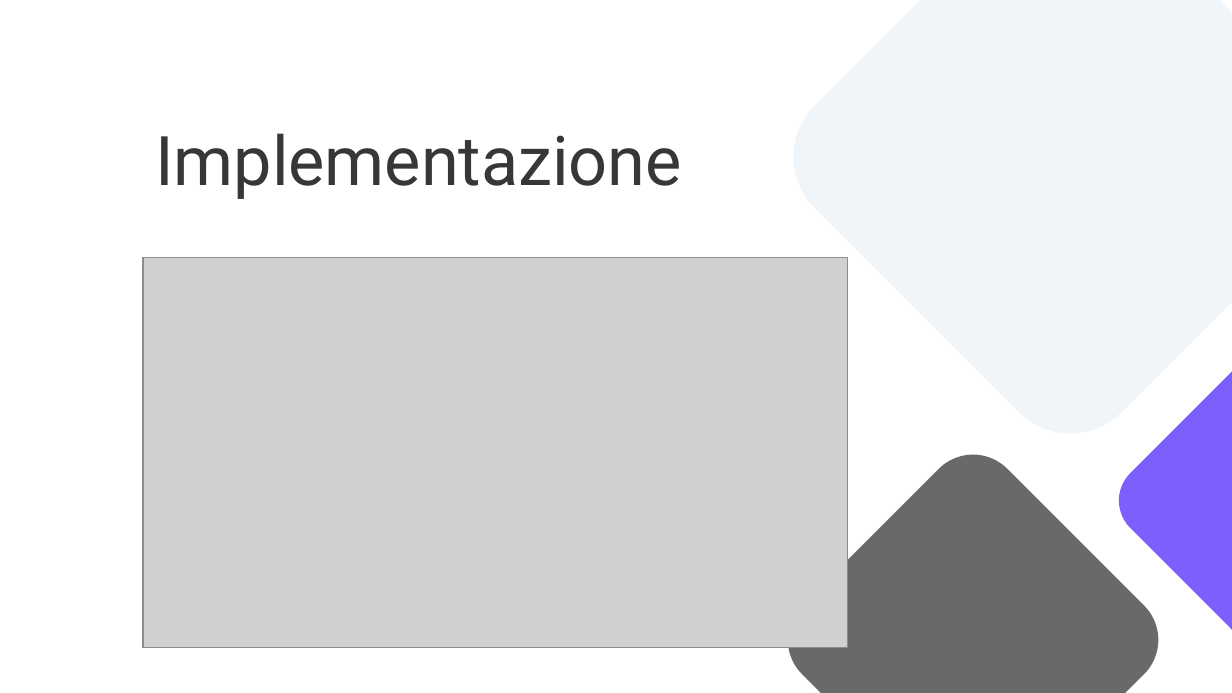
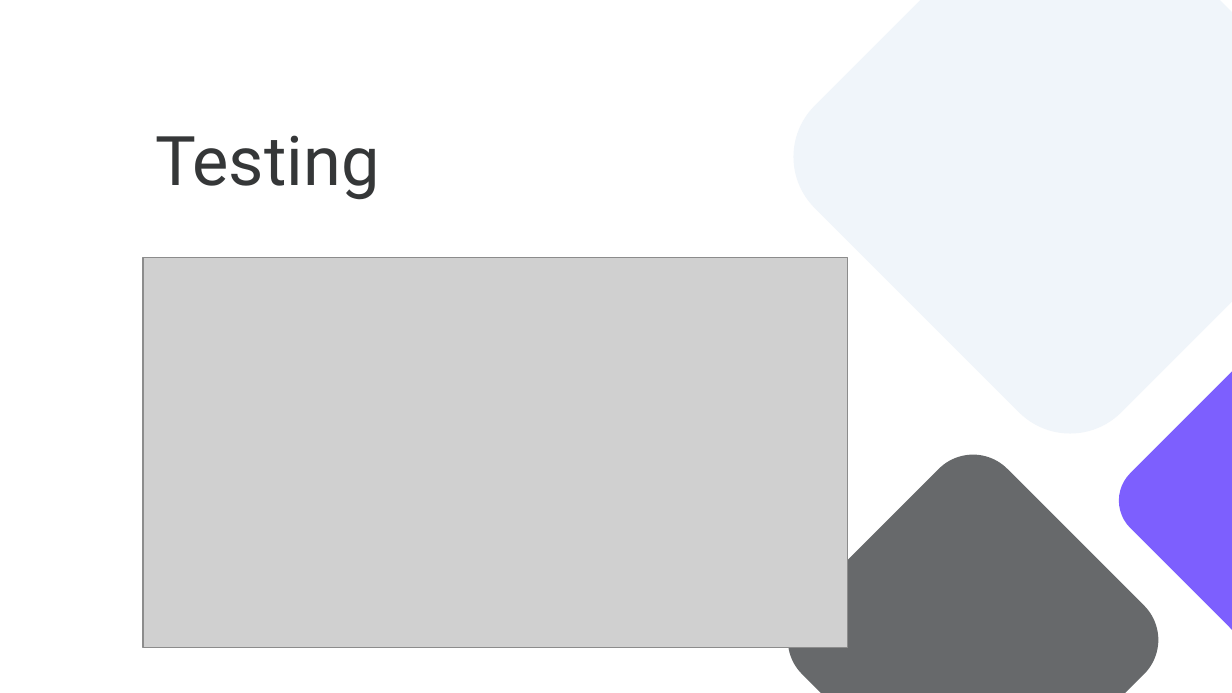
Before and after one commit to notjuary/Bookster_Classe03, a slide deck: slide 118 of DOC/Presentazione.pptx. Drawn at 1232x693 pixels with LibreOffice and Linux fonts; fonts in the diff are those of the drawing; grey boxes stand for pictures. Boxes give left, top, right and bottom in pixels: in the first picture for what was removed or moved away, otherwise in the second. Text is boxed around its words. In the diff, an @@ line names an element or a change of style, - is before the commit and + after.

```diff
--- a/DOC/Presentazione.pptx
+++ b/DOC/Presentazione.pptx
@@ title at <box>155,135,379,200</box>: text changed @@
-Implementazione
+Testing
```
Also in this commit, not shown: 7 other slides changed.
